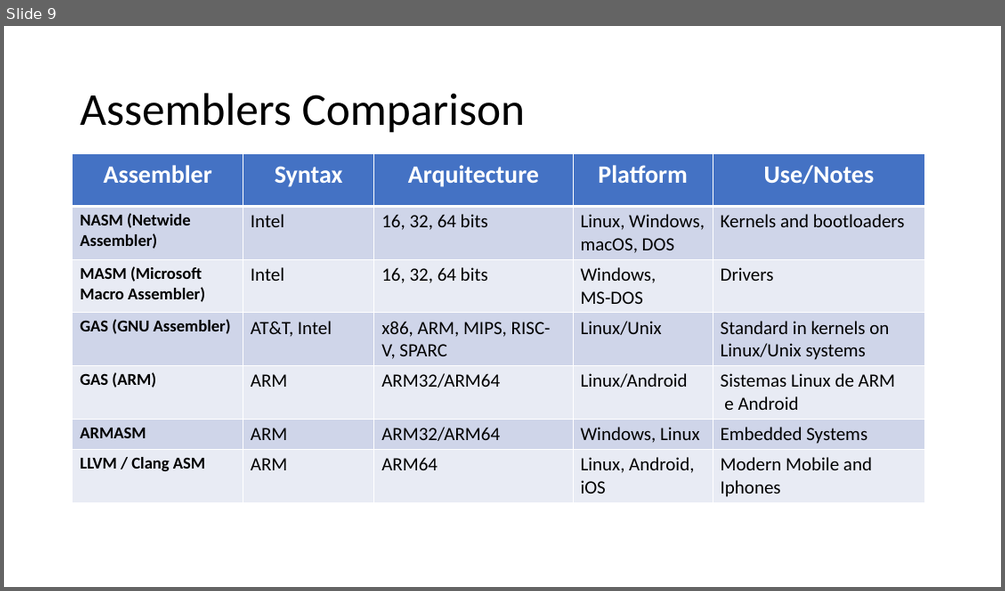
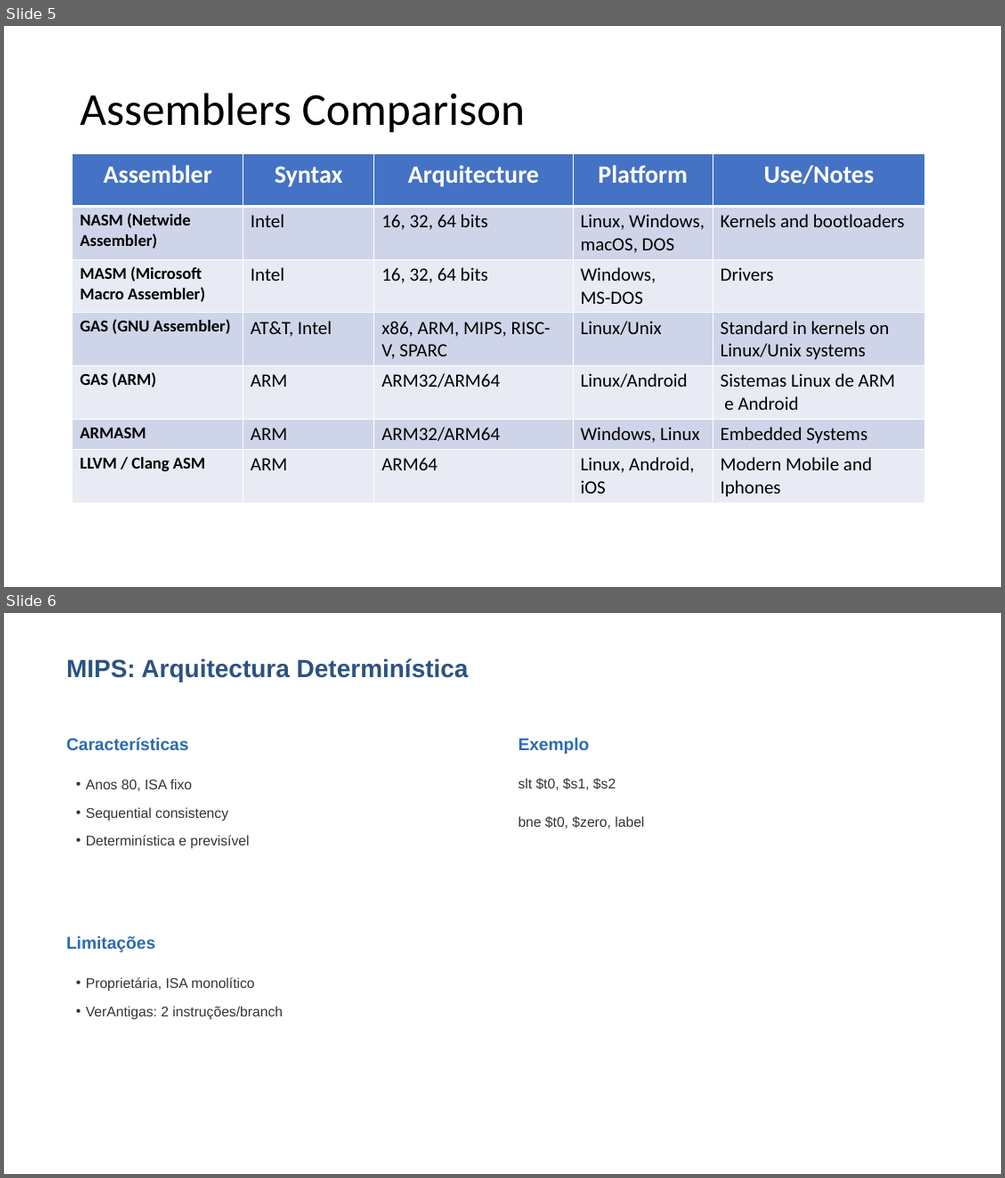
Before and after one commit to FabioRodrigues0/Faculdade, a slide deck: acomp/trabalhos_praticos/Apresentação ADC - Assembly.pptx. Shown one above the other, each under a label of ours: slide 9 before the commit, slides 5 and 6 after it. The pictures are 1005x591 and 1005x1178 pixels, drawn with LibreOffice and Linux fonts; fonts in the diff are those of the drawing. Boxes give left, top, right and bottom in pixels: in the first picture for what was removed or moved away, otherwise in the second. Text is boxed around its words. In the diff, an @@ line names an element or a change of style, - is before the commit and + after.

```diff
--- a/acomp/trabalhos_praticos/Apresentação ADC - Assembly.pptx
+++ b/acomp/trabalhos_praticos/Apresentação ADC - Assembly.pptx
@@ slide 6 added at [4,613,1001,1174], background #FFFFFF @@
@@ text added at [66,658,469,682], 24 pt, text #2C5282, bold @@
+MIPS: Arquitectura Determinística
@@ text added at [66,738,189,750], 16.5 pt, text #2B6CB0, bold @@
+Características
@@ text added at [518,738,590,754], 16.5 pt, text #2B6CB0, bold @@
+Exemplo
@@ text added at [86,779,249,848], 13.5 pt, text #333333 @@
+• Anos 80, ISA fixo
+• Sequential consistency
+• Determinística e previsível
@@ text added at [518,778,615,790], 13.5 pt, text #333333 @@
+slt $t0, $s1, $s2
@@ text added at [518,816,644,828], 13.5 pt, text #333333 @@
+bne $t0, $zero, label
@@ text added at [66,936,155,952], 16.5 pt, text #2B6CB0, bold @@
+Limitações
@@ text added at [86,977,283,1020], 13.5 pt, text #333333 @@
+• Proprietária, ISA monolítico
+• VerAntigas: 2 instruções/branch
@@ what was slide 9 is now slide 5 @@
```
Also in this commit, not shown: 1 slide changed, 3 other slides added, 4 slides removed, 3 other files.
